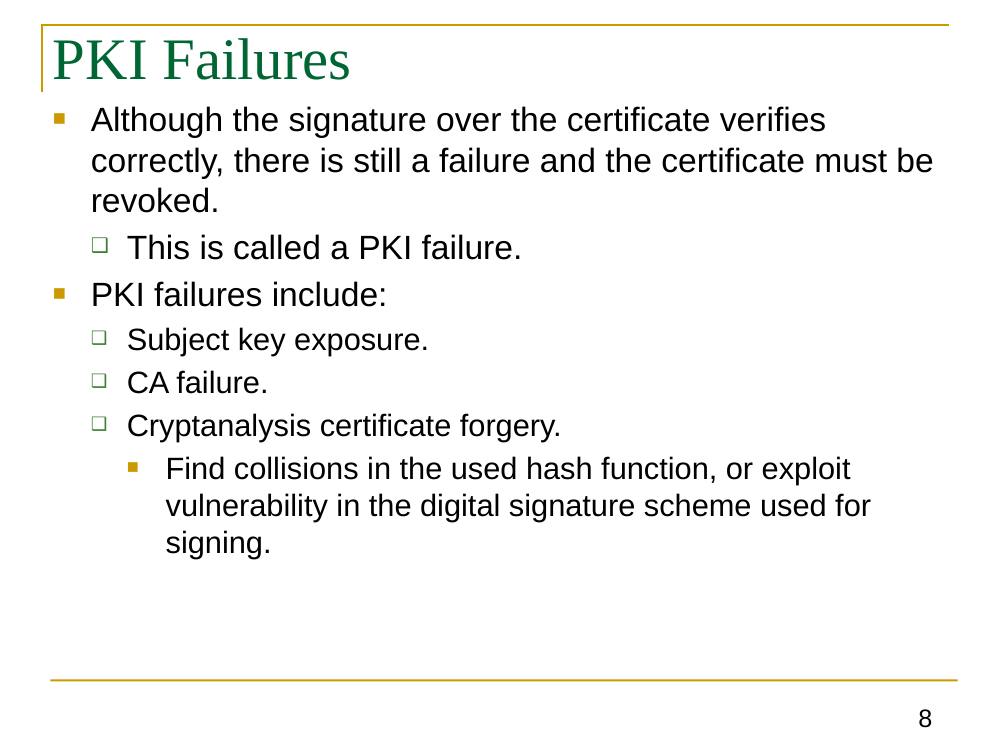
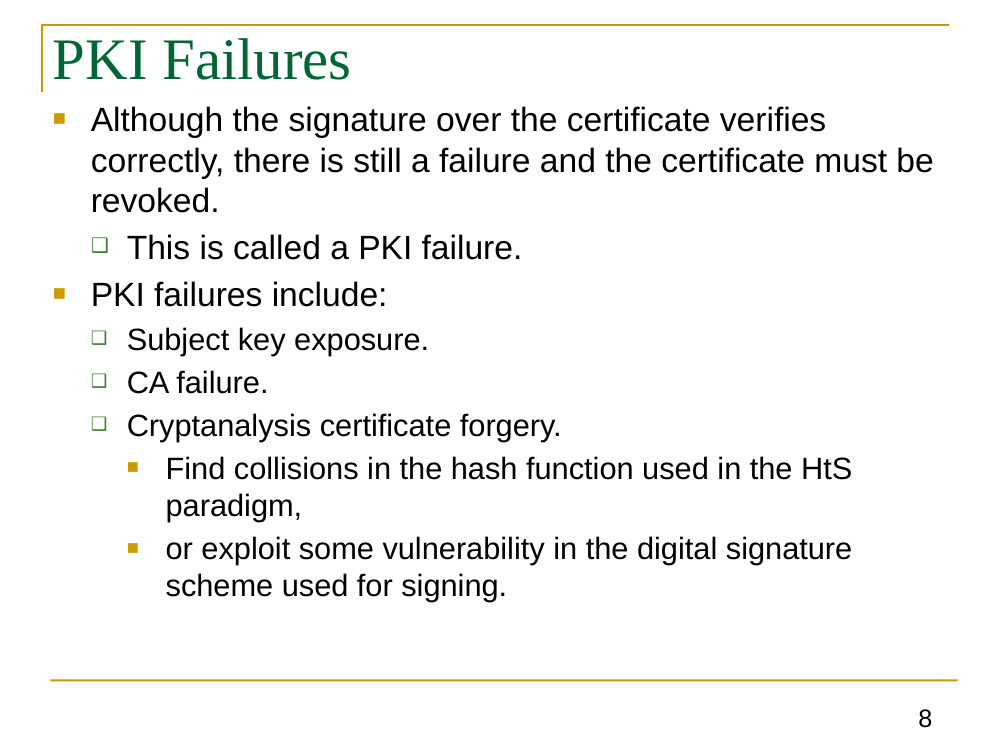
Before and after one commit to GhadaAlmashaqbeh/GhadaAlmashaqbeh.github.io, a slide deck: slide 8 of courses/cse3400-s2021/lecture12.pptx. Drawn at 1008x756 pixels with LibreOffice and Linux fonts; fonts in the diff are those of the drawing. Boxes give left, top, right and bottom in pixels: in the first picture for what was removed or moved away, otherwise in the second. Text is boxed around its words. In the diff, an @@ line names an element or a change of style, - is before the commit and + after.

```diff
--- a/courses/cse3400-s2021/lecture12.pptx
+++ b/courses/cse3400-s2021/lecture12.pptx
@@ text at <box>166,456,852,602</box>: text changed @@
-    ■ Find collisions in the used hash function, or exploit vulnerability in the digital signature scheme used for signing.
+    ■ Find collisions in the hash function used in the HtS paradigm,
+    ■ or exploit some vulnerability in the digital signature scheme used for signing.
```
Also in this commit, not shown: 8 other slides changed, 3 other files.
